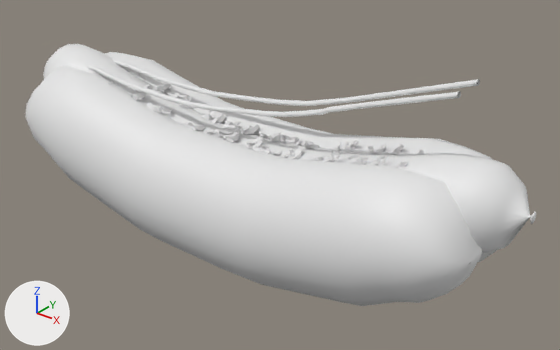
The FBX model 3D/Moddels Finished/Hotdog.FBX as it was, and as the next commit left it.
The view is the same before and after, from a camera (50 mm lens) standing at (20.0, -22.5, 15.4) and looking at (1.6, 0.5, 1.1). The lights are fixed; the arrows at lower left show +X, +Y and +Z. Where no turn or scale is listed for an object, it has been applied to the vertices.

Before the edit, the objects in view are built like this:
```python
me_mesh = bpy.data.meshes.new('Mesh')
me_mesh.from_pydata(...)  # 594 vertices, 590 faces; spans x -1.6..23.8, y -1.7..1.7, z -3.6..1.6
me_mesh_065 = bpy.data.meshes.new('Mesh.065')
me_mesh_065.from_pydata(...)  # 414 vertices, 378 faces; spans x -1.2..20.4, y -0.2..0.6, z -0.8..2.6
me_mesh_066 = bpy.data.meshes.new('Mesh.066')
me_mesh_066.from_pydata(...)  # 378 vertices, 360 faces; spans x 1.3..20.4, y 0.2..0.6, z -0.8..2.6
ob_ketchup = bpy.data.objects.new('Ketchup', me_mesh_066)
ob_ketchup.location = (-10.5, -1.16, 4.41)
ob_mustard = bpy.data.objects.new('Mustard', me_mesh_065)
ob_mustard.location = (-10.5, 0.19, 4.45)
ob_sausage = bpy.data.objects.new('Sausage', me_mesh)
ob_sausage.location = (-11.12, -0.07, 2.93)
# also in view: 'Bread' at (0.0, -0.1, 0.8)
```
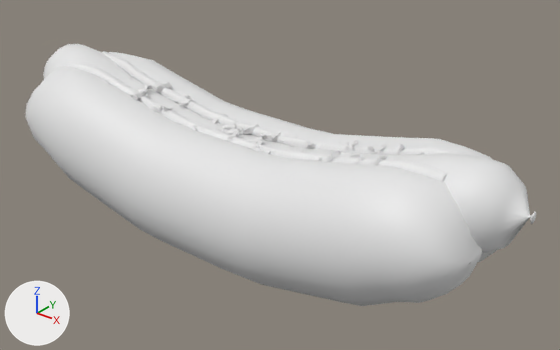
Commit message: Fixed Hotdog model

The change, as JSON lines over the scene's bpy script:
```json
{"op": "add", "block": "me_mesh_066_1", "code": ["me_mesh_066_1 = bpy.data.meshes.new('Mesh.066')", "me_mesh_066_1.from_pydata(...)  # 200 vertices, 198 faces; spans x -8.6..11.2, y -0.6..0.3, z -0.3..1.6"]}
{"op": "add", "block": "me_mesh_067_1", "code": ["me_mesh_067_1 = bpy.data.meshes.new('Mesh.067')", "me_mesh_067_1.from_pydata(...)  # 200 vertices, 198 faces; spans x -11.2..8.6, y -0.3..0.6, z -0.3..1.6"]}
{"op": "remove", "block": "ob_mustard", "code": ["ob_mustard = bpy.data.objects.new('Mustard', me_mesh_065)", "ob_mustard.location = (-10.5, 0.19, 4.45)"]}
{"op": "remove", "block": "ob_ketchup", "code": ["ob_ketchup = bpy.data.objects.new('Ketchup', me_mesh_066)", "ob_ketchup.location = (-10.5, -1.16, 4.41)"]}
{"op": "add", "block": "ob_topping", "code": ["ob_topping = bpy.data.objects.new('Topping', me_mesh_066_1)", "ob_topping.location = (-1.34, -0.77, 2.65)"]}
{"op": "add", "block": "ob_topping001", "code": ["ob_topping001 = bpy.data.objects.new('Topping001', me_mesh_067_1)", "ob_topping001.location = (1.44, 0.61, 2.65)"]}
```

Changed parts and their boxes (x1, y1, x2, y2) in the pictures (560 x 350 px):
```json
{"object": "Topping", "change": "added", "after": [65, 60, 447, 182]}
{"object": "Topping001", "change": "added", "after": [102, 51, 476, 156]}
{"object": "Ketchup", "change": "deleted", "before": [86, 65, 461, 117]}
{"object": "Mustard", "change": "deleted", "before": [113, 60, 480, 106]}
```
